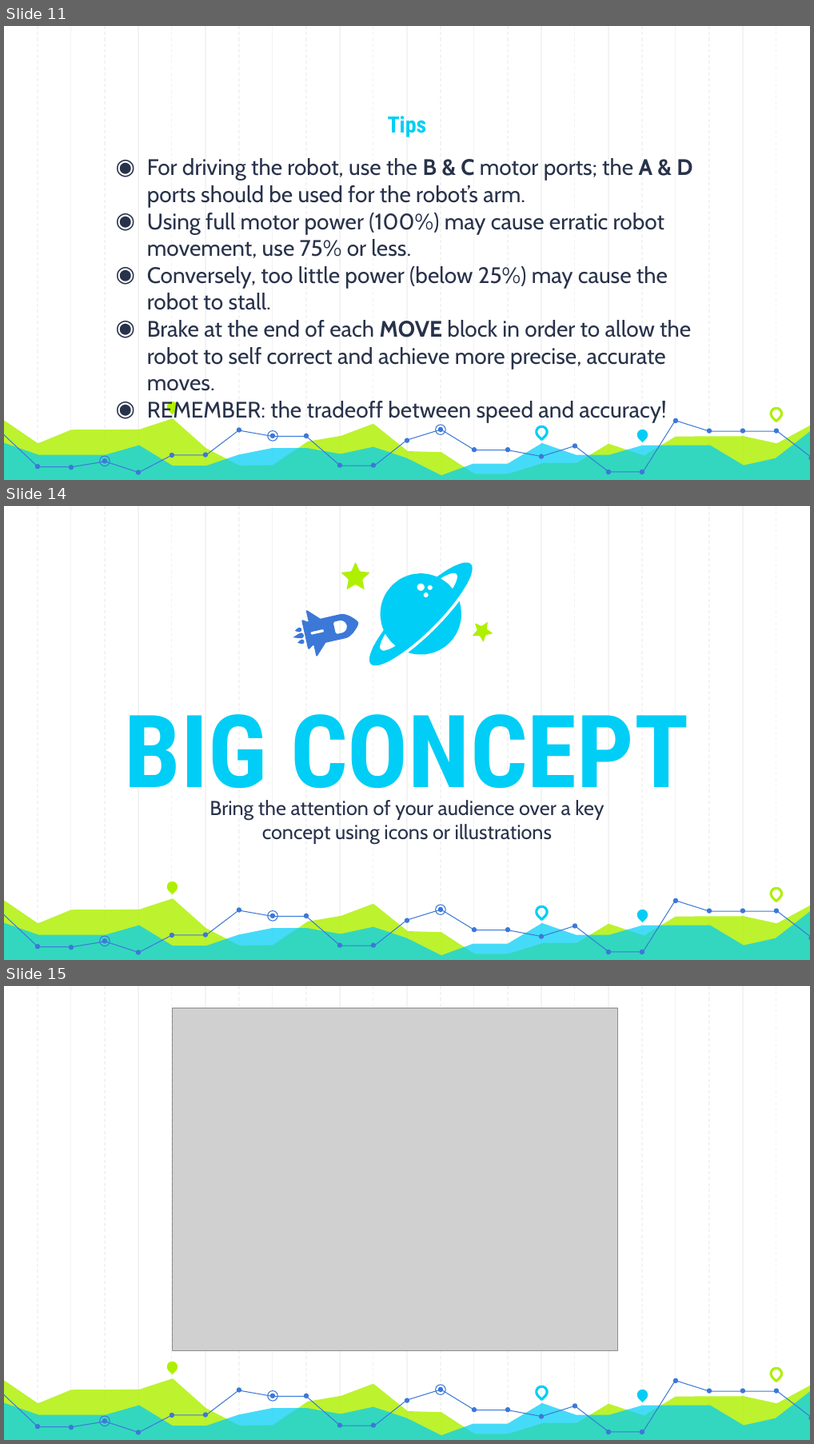
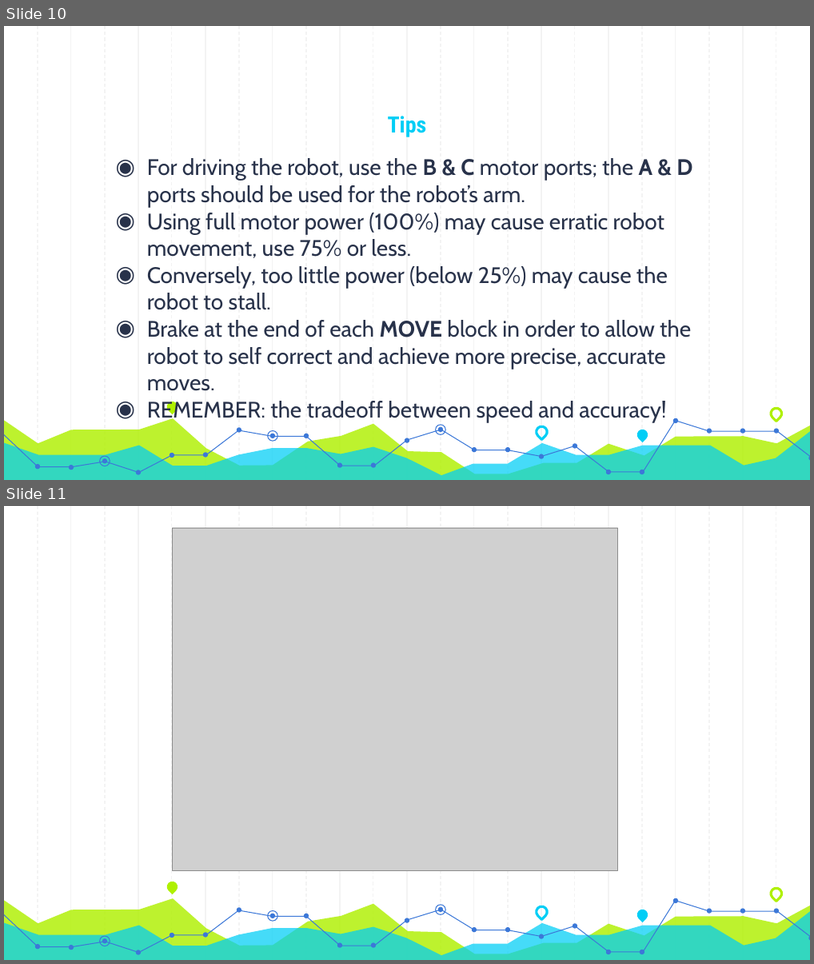
Before and after one commit to elisemoe/FLL-Team-Resources, a slide deck: Coding/Ev3-Sensors.pptx. Shown one above the other, each under a label of ours: slides 11, 14 and 15 before the commit, slides 10 and 11 after it; the slides between them are not shown. The pictures are 814x1444 and 814x964 pixels, drawn with LibreOffice and Linux fonts; fonts in the diff are those of the drawing; grey boxes stand for pictures. Boxes give left, top, right and bottom in pixels: in the first picture for what was removed or moved away, otherwise in the second. Text is boxed around its words. In the diff, an @@ line names an element or a change of style, - is before the commit and + after.

```diff
--- a/Coding/Ev3-Sensors.pptx
+++ b/Coding/Ev3-Sensors.pptx
@@ slide 14 removed at [4,506,810,960], background #FFFFFF; not listed: 59 template elements that a slide beside it also shows @@
@@ freeform shape removed at [342,563,370,589] @@
@@ freeform shape removed at [370,563,473,666] @@
@@ freeform shape removed at [408,601,462,654] @@
@@ freeform shape removed at [470,616,497,644] @@
@@ group removed at [289,595,360,666]: 4 freeform shapes @@
@@ title removed at [125,714,689,810] @@
-BIG CONCEPT
@@ subtitle removed at [210,800,604,844] @@
-Bring the attention of your audience over a key concept using icons or illustrations
@@ what was slide 11 is now slide 10 @@
@@ what was slide 15 is now slide 11 @@
```
Also in this commit, not shown: 4 slides changed, 14 other slides removed, 3 other files.
